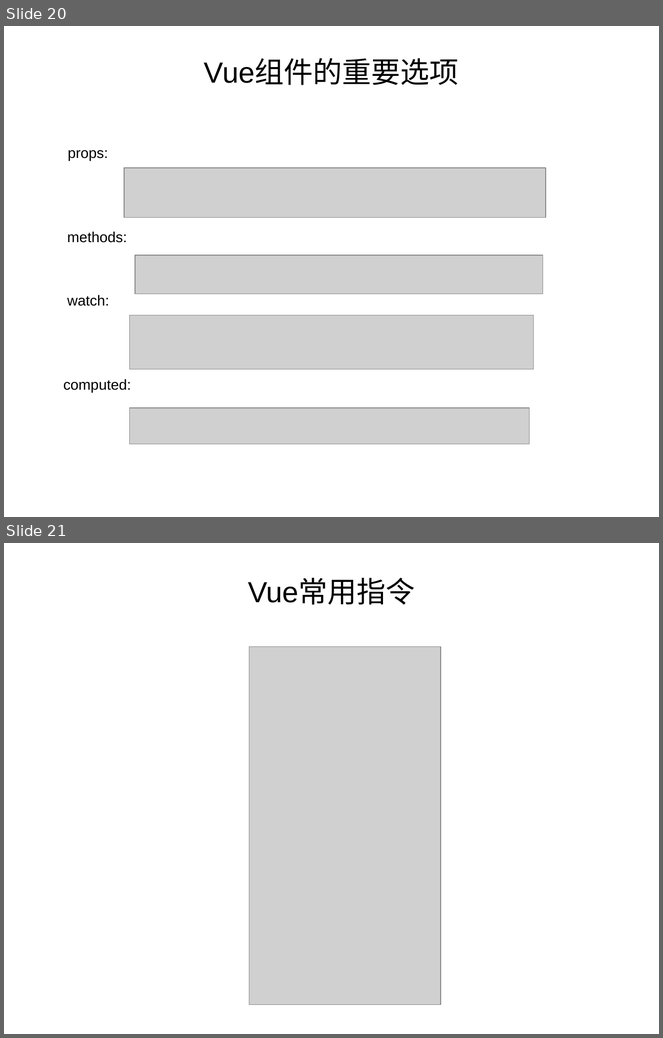
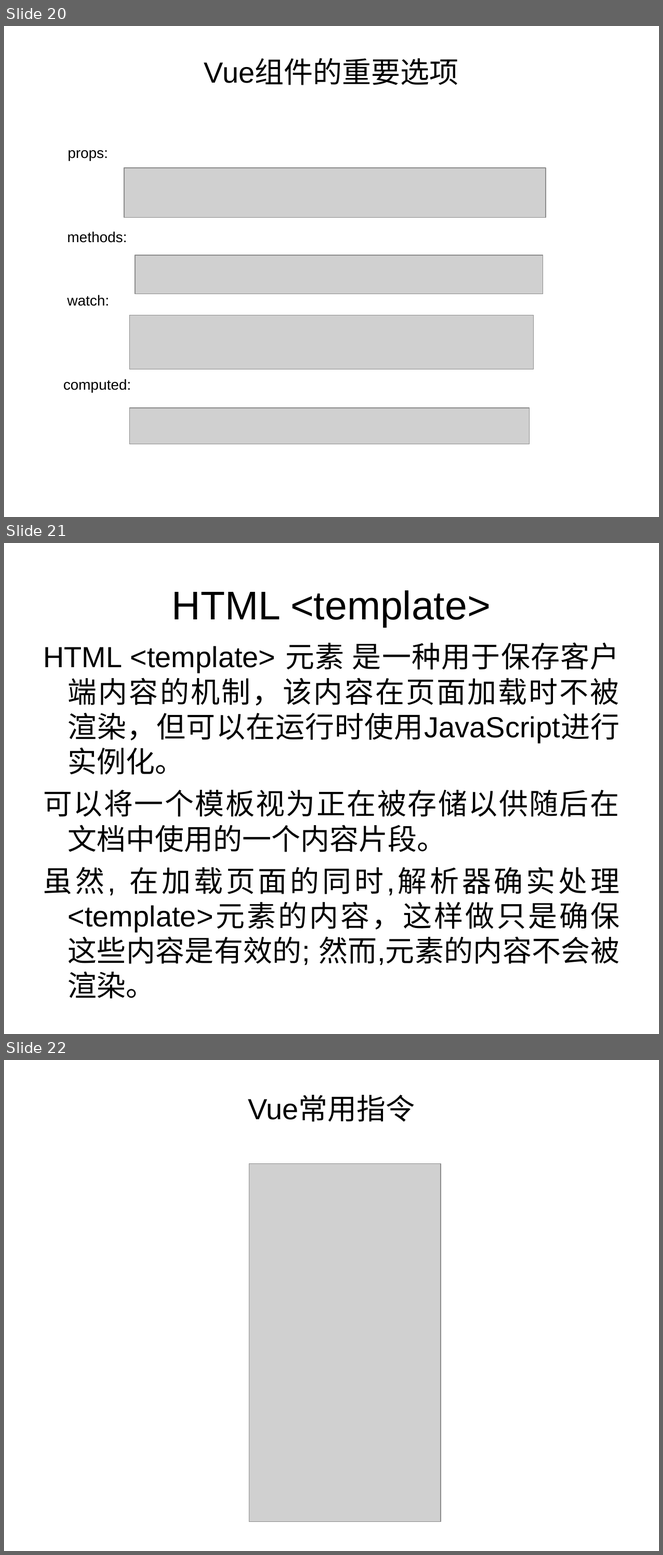
Before and after one commit to zhang13/VueLearn, a slide deck: doc/Vue入坑指南.ppt. Shown one above the other, each under a label of ours: slides 20 and 21 before the commit, slides 20, 21 and 22 after it. The pictures are 663x1038 and 663x1555 pixels, drawn with LibreOffice and Linux fonts; fonts in the diff are those of the drawing; grey boxes stand for pictures. Boxes give left, top, right and bottom in pixels: in the first picture for what was removed or moved away, otherwise in the second. Text is boxed around its words. In the diff, an @@ line names an element or a change of style, - is before the commit and + after.

```diff
--- a/doc/Vue入坑指南.ppt
+++ b/doc/Vue入坑指南.ppt
@@ slide 21 added at (4,543,659,1034), background #FFFFFF @@
@@ title added at (172,590,491,627), 44 pt, text #000000 @@
+HTML <template>
@@ text added at (43,642,620,999), 32 pt, text #000000 @@
+HTML <template> 元素 是一种用于保存客户端内容的机制，该内容在页面加载时不被渲染，但可以在运行时使用JavaScript进行实例化。
+可以将一个模板视为正在被存储以供随后在文档中使用的一个内容片段。
+虽然, 在加载页面的同时,解析器确实处理 <template>元素的内容，这样做只是确保这些内容是有效的; 然而,元素的内容不会被渲染。
@@ what was slide 21 is now slide 22 @@
```
Also in this commit, not shown: 2 slides changed, 5 other slides added, 1 slide removed, 10 other files.
